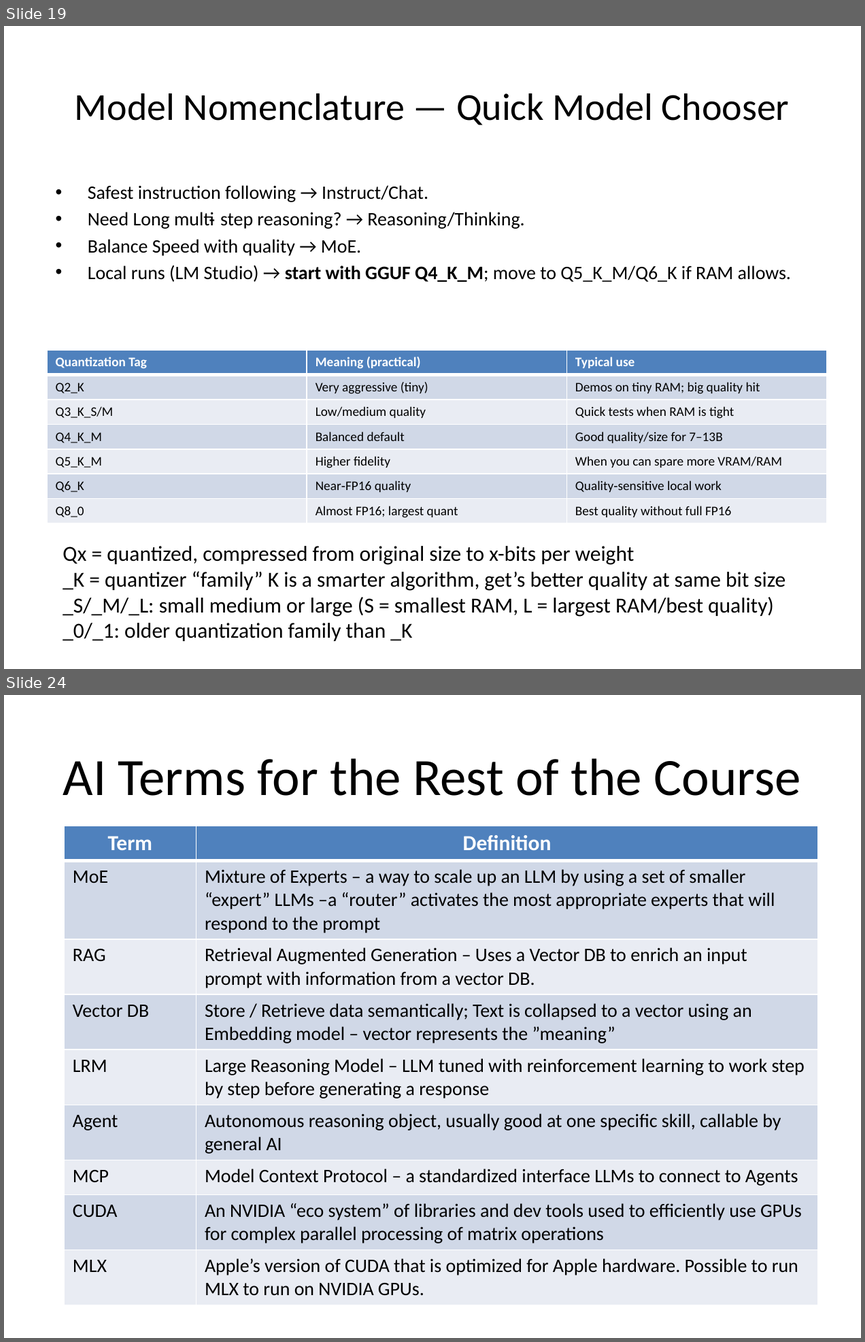
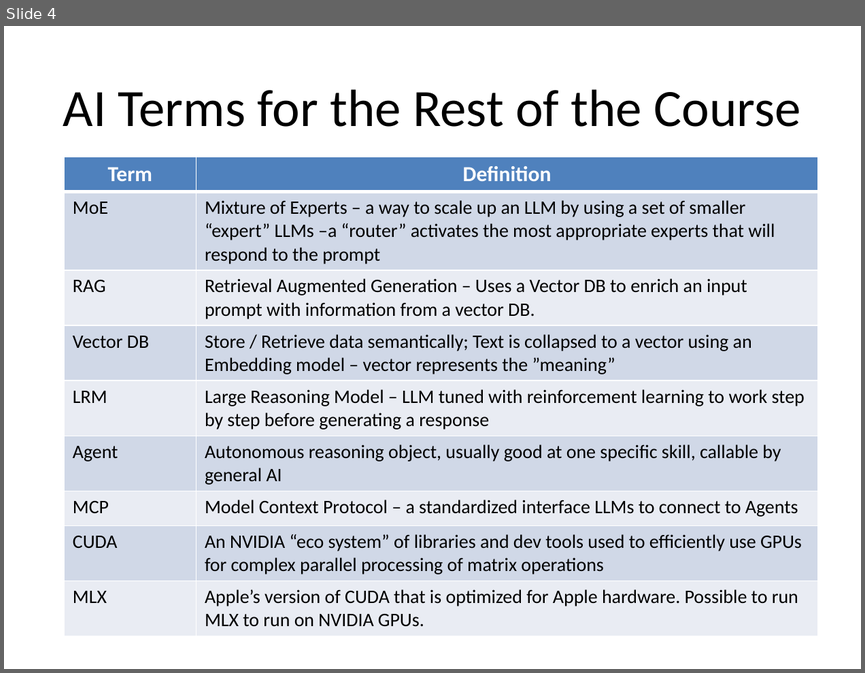
Before and after one commit to tniccum21/LLM_Class, a slide deck: Week02/Week02.pptx. Shown one above the other, each under a label of ours: slides 19 and 24 before the commit, slide 4 after it; the slides between them are not shown. The pictures are 865x1342 and 865x673 pixels, drawn with LibreOffice and Linux fonts; fonts in the diff are those of the drawing. Boxes give left, top, right and bottom in pixels: in the first picture for what was removed or moved away, otherwise in the second. Text is boxed around its words. In the diff, an @@ line names an element or a change of style, - is before the commit and + after.

Commit message:
Refactor Week02: Remove redundant files and update gitignore
- Update .gitignore to exclude Week03 and source files
- Remove old ticket triage implementation files
- Remove large dataset CSV (dataset-tickets-multi-lang3-4k.csv)
- Update Week02 PowerPoint presentation
- Keep cleaned dataset and notebook versions for reference

```diff
--- a/Week02/Week02.pptx
+++ b/Week02/Week02.pptx
@@ slide 19 removed at box(4, 26, 861, 669), background #FFFFFF @@
@@ title removed at box(75, 93, 789, 125) @@
-Model Nomenclature — Quick Model Chooser
@@ text removed at box(88, 185, 791, 282) @@
-• Safest instruction following → Instruct/Chat.
-• Need Long multi‑step reasoning? → Reasoning/Thinking.
-• Balance Speed with quality → MoE.
-• Local runs (LM Studio) → start with GGUF Q4_K_M; move to Q5_K_M/Q6_K if RAM allows.
@@ table removed at box(47, 350, 825, 521), 7 rows, 3 columns @@
-Quantization Tag | Meaning (practical) | Typical use
-Q2_K | Very aggressive (tiny) | Demos on tiny RAM; big quality hit
-Q3_K_S/M | Low/medium quality | Quick tests when RAM is tight
-Q4_K_M | Balanced default | Good quality/size for 7–13B
-Q5_K_M | Higher fidelity | When you can spare more VRAM/RAM
-Q6_K | Near‑FP16 quality | Quality‑sensitive local work
-Q8_0 | Almost FP16; largest quant | Best quality without full FP16
@@ text removed at box(62, 546, 785, 641) @@
-Qx = quantized, compressed from original size to x-bits per weight
-_K = quantizer “family” K is a smarter algorithm, get’s better quality at same bit size
-_S/_M/_L: small medium or large (S = smallest RAM, L = largest RAM/best quality)
-_0/_1: older quantization family than _K
@@ what was slide 24 is now slide 4 @@
```
Also in this commit, not shown: 3 slides changed, 14 slides added, 21 other slides removed, 5 other files.
